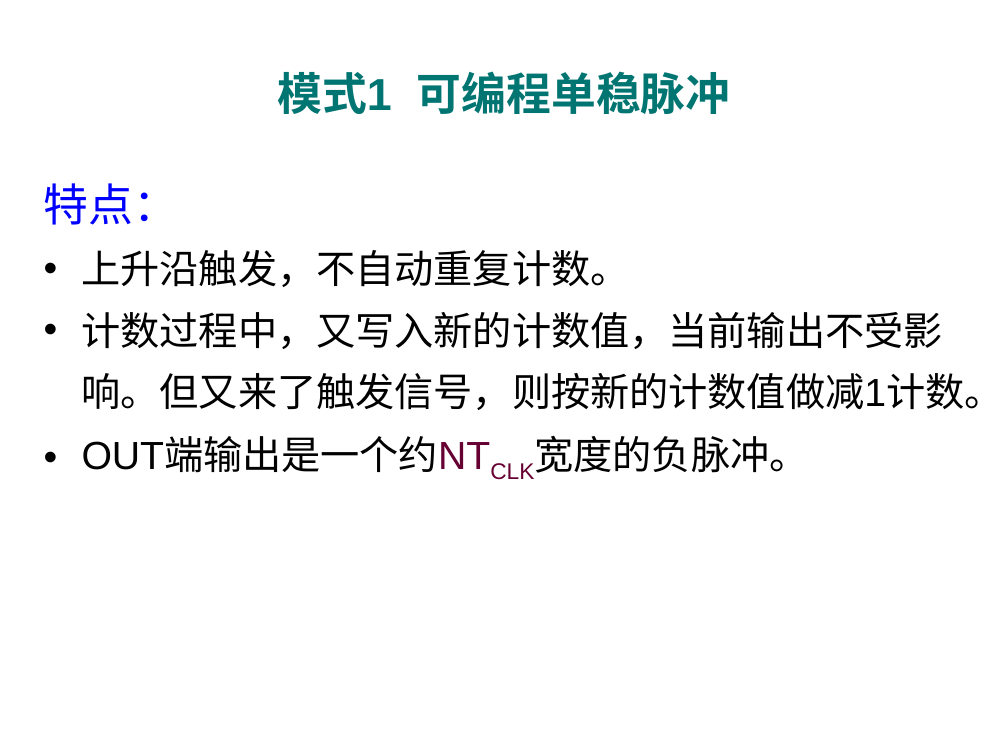
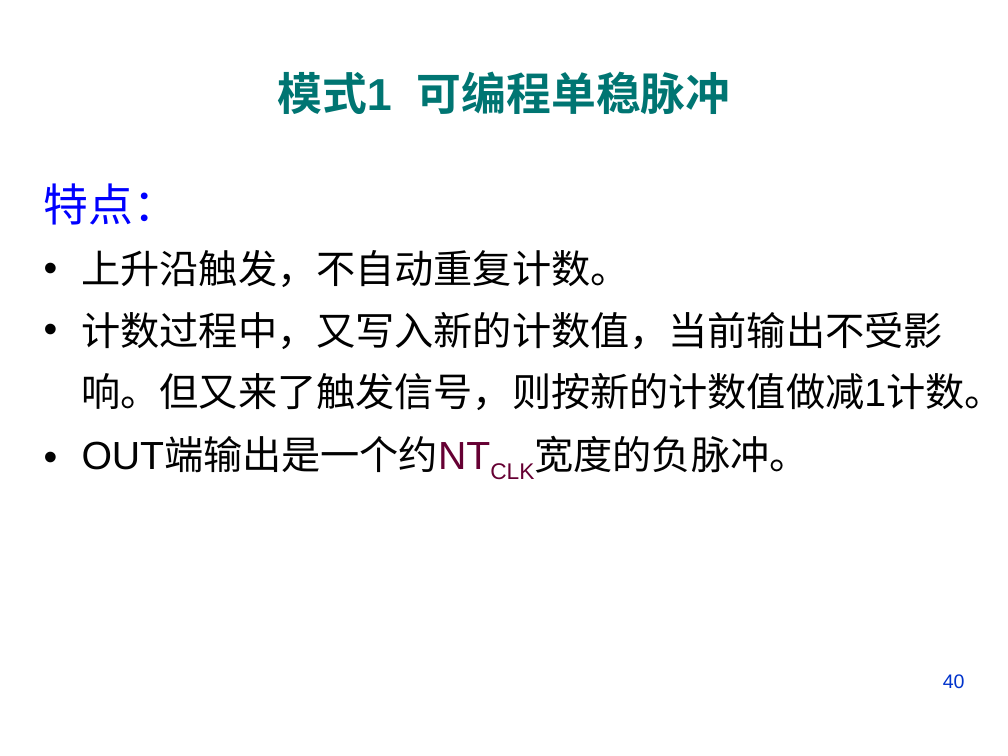
Before and after one commit to rshouc/Microcomputer, a slide deck: slide 40 of PPT/The Principle of Microcomputer/第九章 微机原理（计数器定时器8253).pptx. Drawn at 1008x756 pixels with LibreOffice and Linux fonts; fonts in the diff are those of the drawing; background and template pictures are left out. Boxes give left, top, right and bottom in pixels: in the first picture for what was removed or moved away, otherwise in the second. Text is boxed around its words. In the diff, an @@ line names an element or a change of style, - is before the commit and + after.

```diff
--- a/PPT/The Principle of Microcomputer/第九章 微机原理（计数器定时器8253).pptx
+++ b/PPT/The Principle of Microcomputer/第九章 微机原理（计数器定时器8253).pptx
@@ page number added at [943, 674, 965, 689], 14 pt, text #0033CC @@
+40
```
Also in this commit, not shown: 92 other slides changed, 1 other file.
